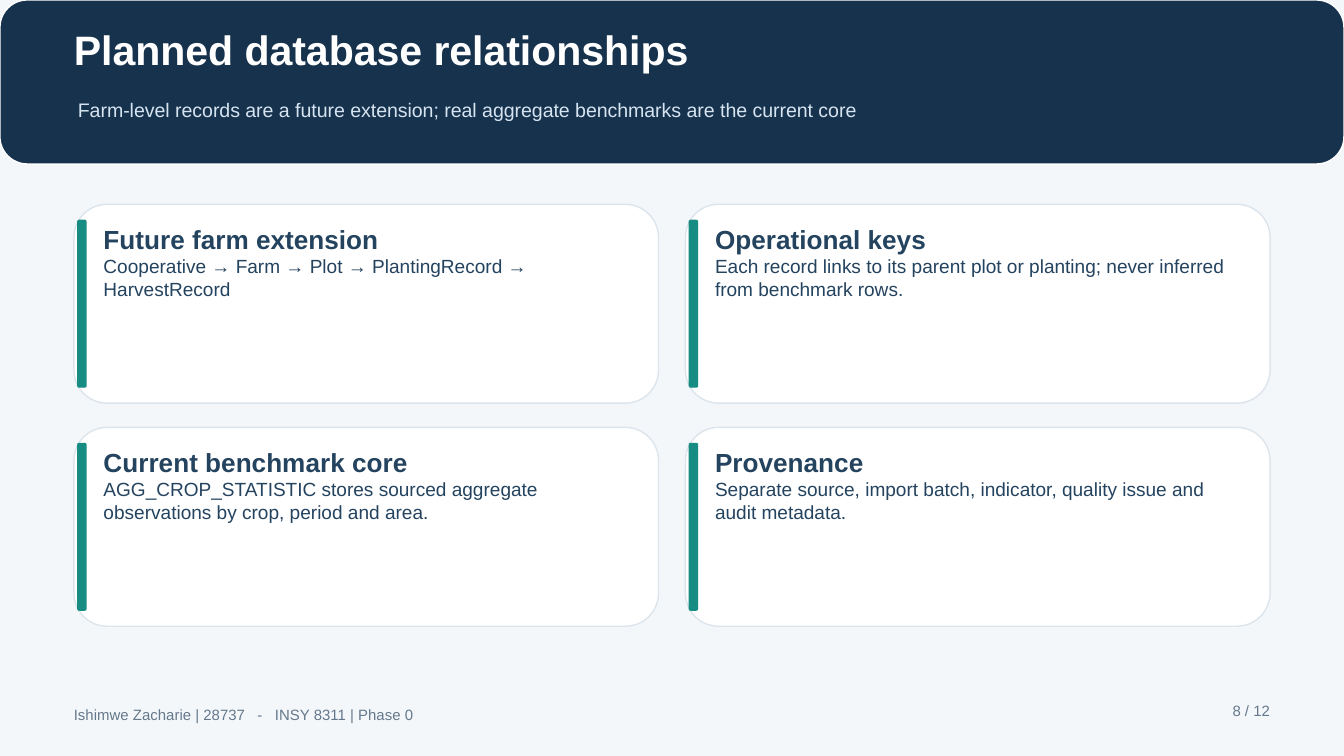
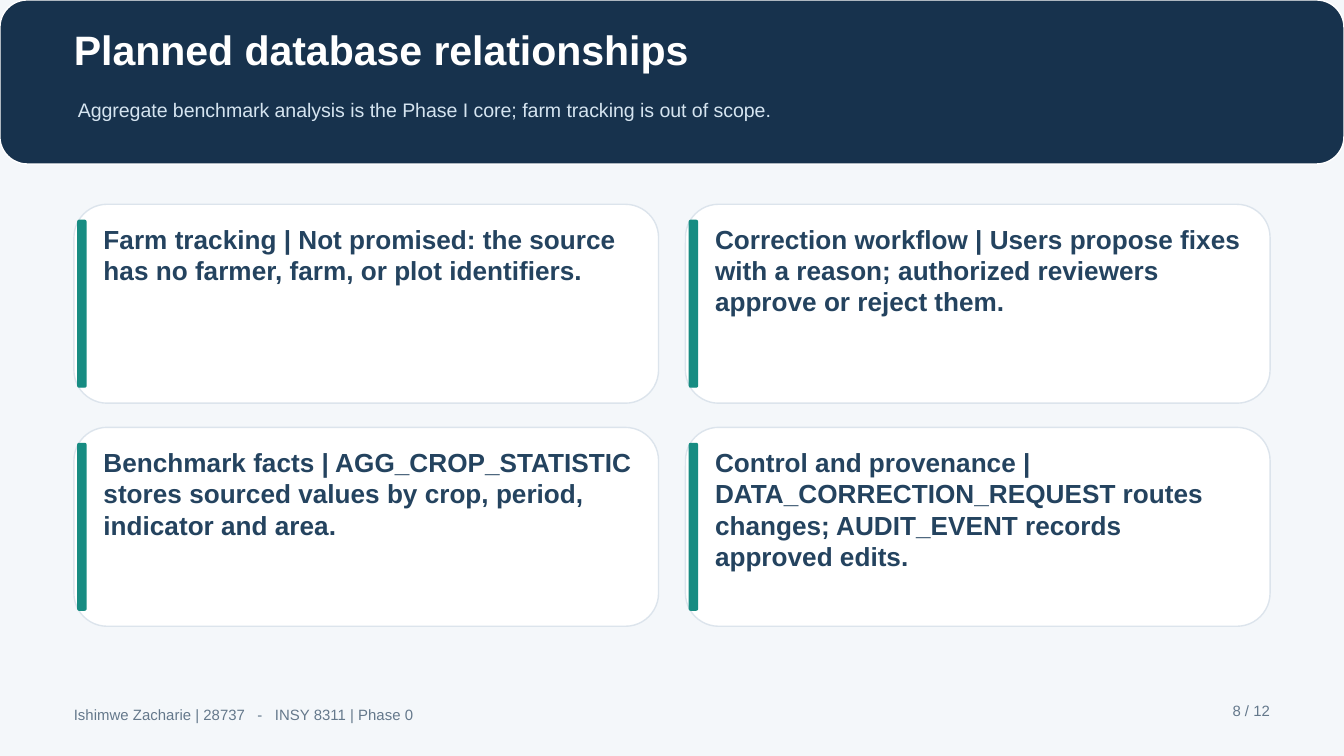
Before and after one commit to ishimwezacharie1-netizen/ishimwe_28737_agri_harvest, a slide deck: slide 8 of docs/presentation/Phase0_Presentation.pptx. Drawn at 1344x756 pixels with LibreOffice and Linux fonts; fonts in the diff are those of the drawing. Boxes give left, top, right and bottom in pixels: in the first picture for what was removed or moved away, otherwise in the second. Text is boxed around its words. In the diff, an @@ line names an element or a change of style, - is before the commit and + after.

```diff
--- a/docs/presentation/Phase0_Presentation.pptx
+++ b/docs/presentation/Phase0_Presentation.pptx
@@ text at <box>78,103,771,121</box>: text changed @@
-Farm-level records are a future extension; real aggregate benchmarks are the current core
+Aggregate benchmark analysis is the Phase I core; farm tracking is out of scope.
@@ text at <box>103,230,615,286</box>: text changed; size 10.2 to 14 pt; bold on @@
-Future farm extension
-Cooperative → Farm → Plot → PlantingRecord → HarvestRecord
+Farm tracking | Not promised: the source has no farmer, farm, or plot identifiers.
@@ text at <box>715,230,1240,317</box>: text changed; size 10.2 to 14 pt; bold on @@
-Operational keys
-Each record links to its parent plot or planting; never inferred from benchmark rows.
+Correction workflow | Users propose fixes with a reason; authorized reviewers approve or reject them.
@@ text at <box>103,453,631,536</box>: text changed; size 10.2 to 14 pt; bold on @@
-Current benchmark core
-AGG_CROP_STATISTIC stores sourced aggregate observations by crop, period and area.
+Benchmark facts | AGG_CROP_STATISTIC stores sourced values by crop, period, indicator and area.
@@ text at <box>715,453,1203,572</box>: text changed; size 10.2 to 14 pt; bold on @@
-Provenance
-Separate source, import batch, indicator, quality issue and audit metadata.
+Control and provenance | DATA_CORRECTION_REQUEST routes changes; AUDIT_EVENT records approved edits.
```
Also in this commit, not shown: 10 other slides changed, 6 other files.
